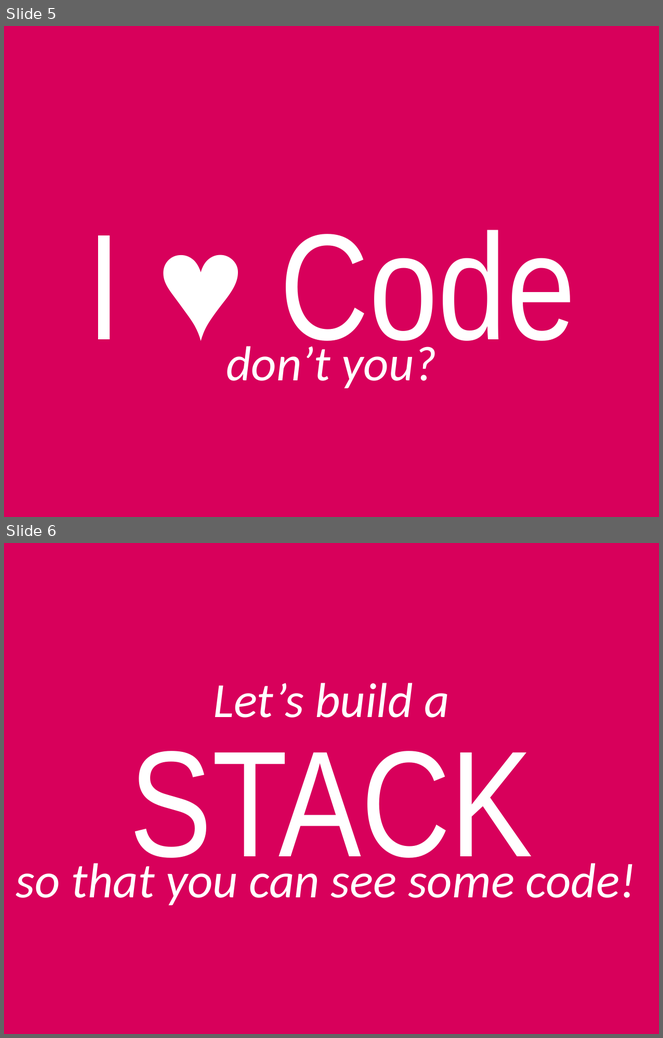
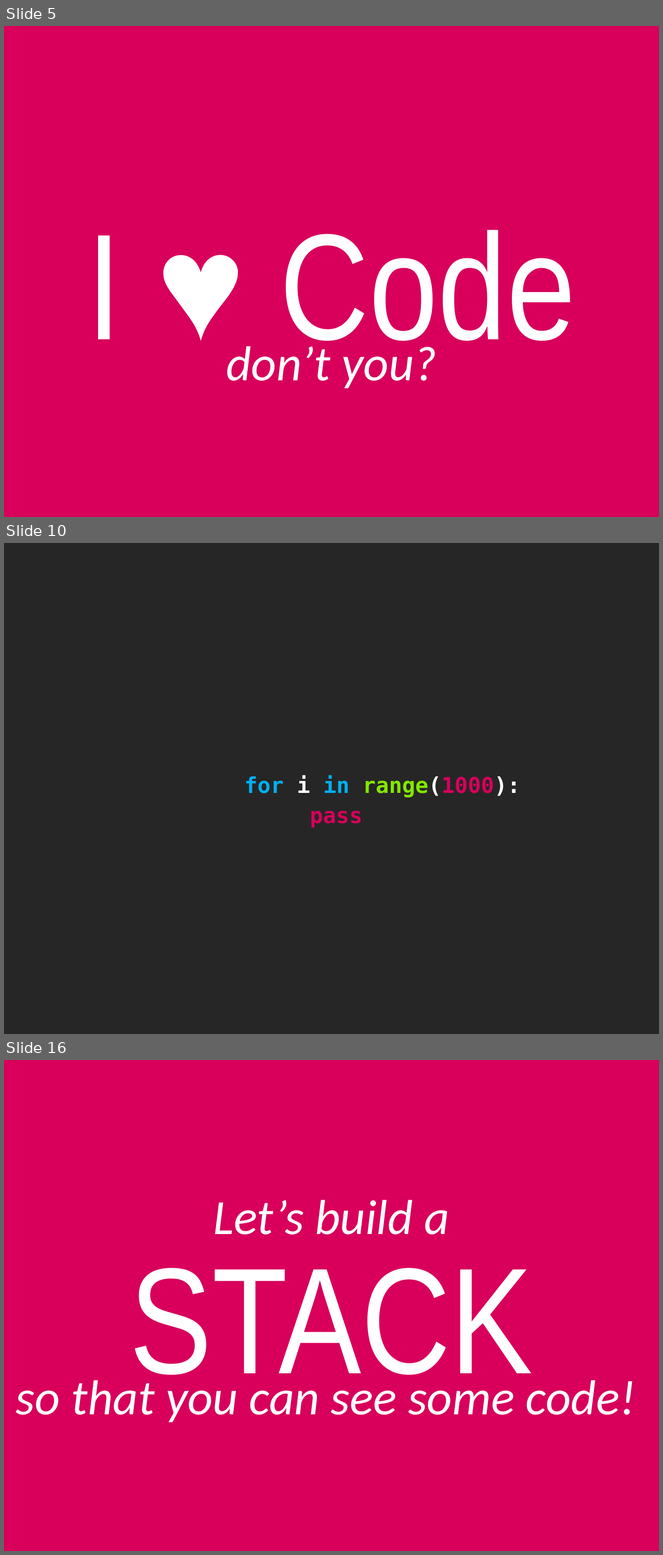
Before and after one commit to cessor/empathiccode, a slide deck: Python-BatteriesIncluded.pptx. Shown one above the other, each under a label of ours: slides 5 and 6 before the commit, slides 5, 10 and 16 after it; the slides between them are not shown. The pictures are 663x1038 and 663x1555 pixels, drawn with LibreOffice and Linux fonts; fonts in the diff are those of the drawing. Boxes give left, top, right and bottom in pixels: in the first picture for what was removed or moved away, otherwise in the second. Text is boxed around its words. In the diff, an @@ line names an element or a change of style, - is before the commit and + after.

```diff
--- a/Python-BatteriesIncluded.pptx
+++ b/Python-BatteriesIncluded.pptx
@@ slide 10 added at bbox=[4, 543, 659, 1034], background #262626 @@
@@ text added at bbox=[244, 775, 520, 828], 24 pt, text #D8005B, bold @@
+for i in range(1000):
+pass
@@ what was slide 6 is now slide 16 @@
```
Also in this commit, not shown: 9 other slides added, 9 other files.
